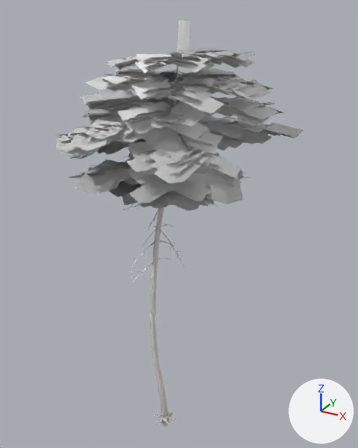
The glTF model nuri/public/models/trees/pine_3.glb: old version first, new version second.
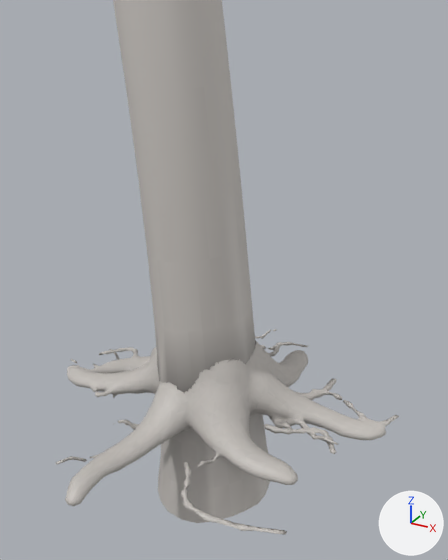
Old and new are each drawn whole from a 50 mm lens placed at (8.03, -13.42, 15.57), pointed at (0.25, 0.73, 8.5) and again close up from a 50 mm lens placed at (0.75, -1.3, 1.01), pointed at (-0.03, 0.1, 0.31). The lights are fixed; the arrows at lower right show +X, +Y and +Z. The older version's two pictures come first. Vertices at exactly the same position are counted once.

Names of what the first close-up shows: 'pine3_bark'.
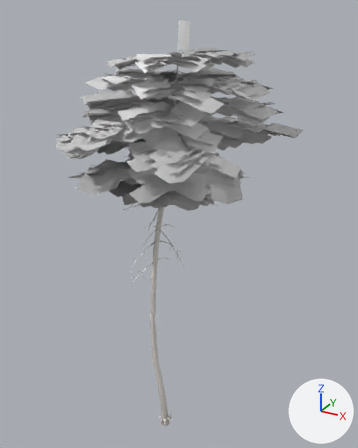
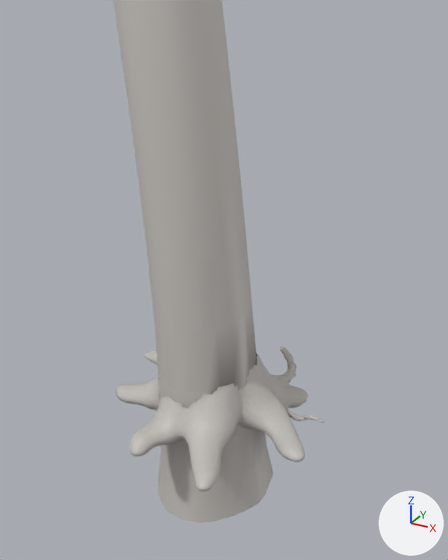
The edits, one by one:
me_pine3_bark is used by ob_pine3_bark; location (0.0, 0.0, 0.0).
me_pine3_bark had 7481 vertices, 13443 faces and spanned x -2.8..3.0, y -2.7..3.0, z -0.3..14.7.
me_pine3_bark now has 7523 vertices, 13446 faces and spans x -2.8..3.0, y -2.7..3.0, z -0.3..14.7.
me_pine3_bark part 1: 7 loose pieces with 74 vertices, spanning x -0.5..0.0, y -0.4..0.5, z 0.0, are deleted.
me_pine3_bark part 2: 441 vertices moved within x -0.3..0.3, y -0.3..0.4, z 0.0..0.1; 1458 vertices removed from x -0.5..0.5, y -0.5..0.5, z -0.1..0.2; 1574 vertices added at x -0.3..0.3, y -0.3..0.3, z -0.1..0.1.
me_pine3_bark part 3: 228 kept faces spanning x -0.2..0.3, y -0.3..0.4, z -0.3..0.7 get new vertex colours; the middle colour goes from grey #bab5b1 to light grey #c5c0bb.

What differs and where, as boxes [x1, y1, x2, y2] in the close-ups (448 x 560 px; the box of a moved part takes in the faces that stretch with it):
'pine3_bark', reshaped
    before: [55, 0, 399, 535]
    after: [113, 0, 324, 523]
part 1 of me_pine3_bark, deleted
    before: [55, 329, 276, 464]
part 2 of me_pine3_bark, moved or reshaped
    before: [65, 330, 399, 535]
    after: [116, 347, 324, 492]
part 3 of me_pine3_bark, edited (looks the same)
    both: [154, 169, 270, 523]
